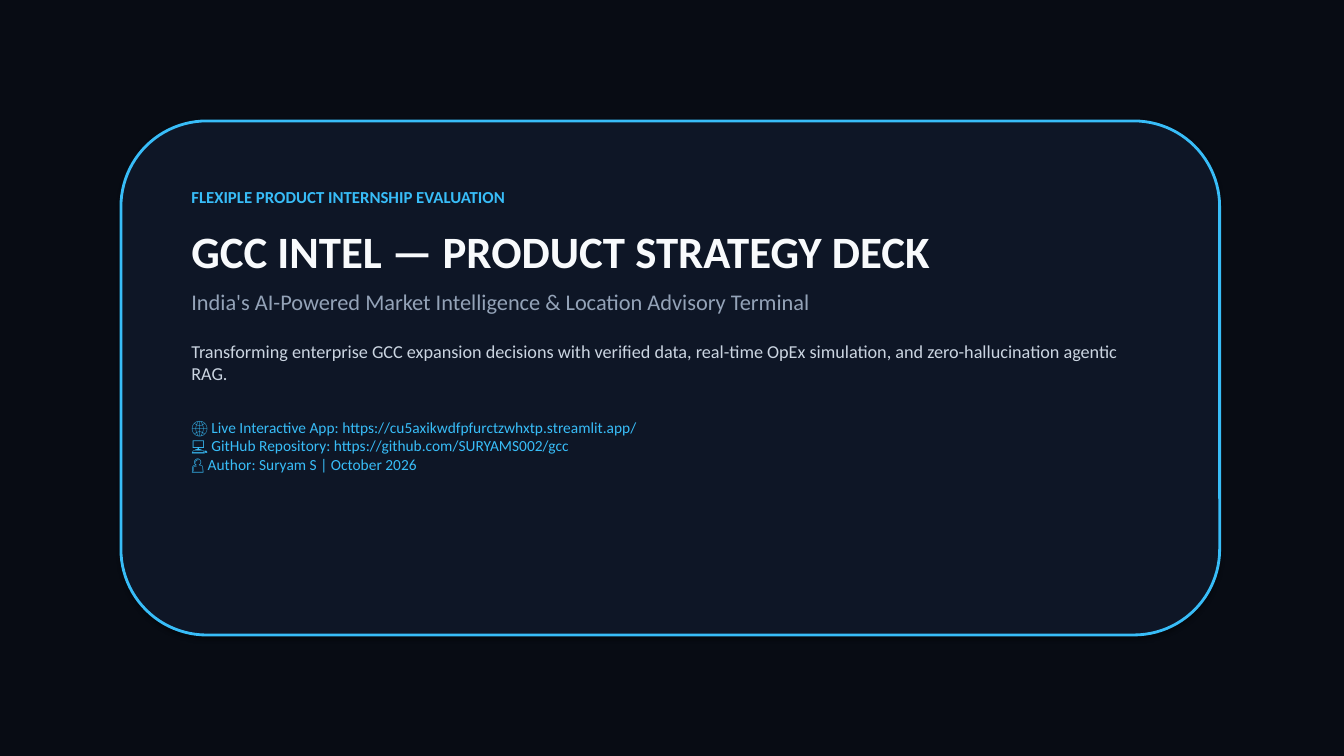
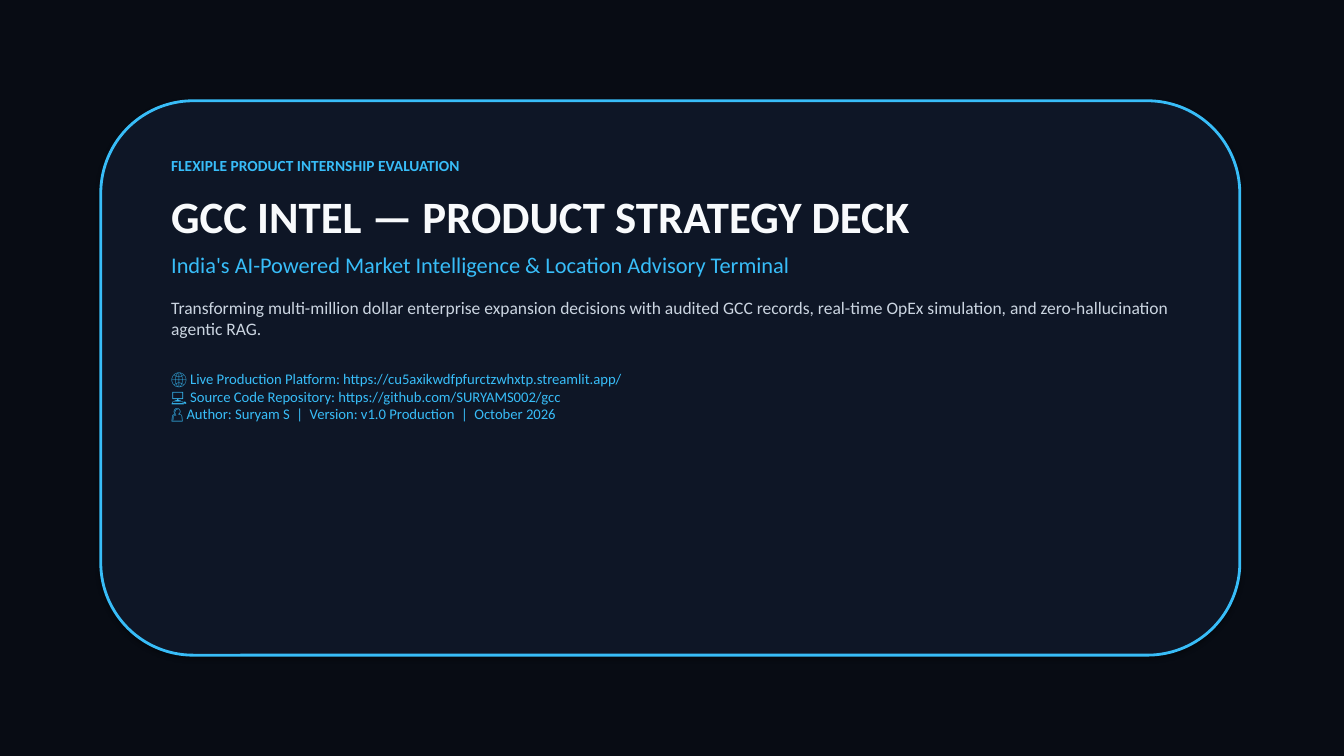
Before and after one commit to SURYAMS002/gcc, a slide deck: slide 1 of GCC_Intel_Product_Strategy_Deck.pptx. Drawn at 1344x756 pixels with LibreOffice and Linux fonts; fonts in the diff are those of the drawing. Boxes give left, top, right and bottom in pixels: in the first picture for what was removed or moved away, otherwise in the second. Text is boxed around its words. In the diff, an @@ line names an element or a change of style, - is before the commit and + after.

Commit message:
Elevate Product Strategy Deck to 15 executive slides: add system architecture, deep dives on all special features, and eliminate any external project mentions

```diff
--- a/GCC_Intel_Product_Strategy_Deck.pptx
+++ b/GCC_Intel_Product_Strategy_Deck.pptx
@@ rounded rectangle: place and size @@
-rounded rectangle at [121, 121, 1220, 635]
+rounded rectangle at [101, 101, 1240, 655]
@@ text "FLEXIPLE PRODUCT INTERNSHIP EVALUATION": place and size @@
-text "FLEXIPLE PRODUCT INTERNSHIP EVALUATION" at [191, 192, 1117, 473]
+text "FLEXIPLE PRODUCT INTERNSHIP EVALUATION" at [171, 161, 1168, 422]
@@ text at [171, 161, 910, 277]: size 12 to 11 pt in "FLEXIPLE PRODUCT INTERNSHIP EVALUATION"; text colour #94A3B8 to #38BDF8 in "India's AI-Powered Market Intelligence & Location Advisory ..."; less space between paragraphs @@
@@ text at [171, 302, 1168, 422]: text changed; size 11 to 10.5 pt @@
-Transforming enterprise GCC expansion decisions with verified data, real-time OpEx simulation, and zero-hallucination agentic RAG.
-🌐 Live Interactive App: https://cu5axikwdfpfurctzwhxtp.streamlit.app/
-💻 GitHub Repository: https://github.com/SURYAMS002/gcc
-👤 Author: Suryam S | October 2026
+Transforming multi-million dollar enterprise expansion decisions with audited GCC records, real-time OpEx simulation, and zero-hallucination agentic RAG.
+🌐 Live Production Platform: https://cu5axikwdfpfurctzwhxtp.streamlit.app/
+💻 Source Code Repository: https://github.com/SURYAMS002/gcc
+👤 Author: Suryam S | Version: v1.0 Production | October 2026
```
Also in this commit, not shown: 10 other slides changed, 4 slides added, 2 slides removed, 2 other files.
